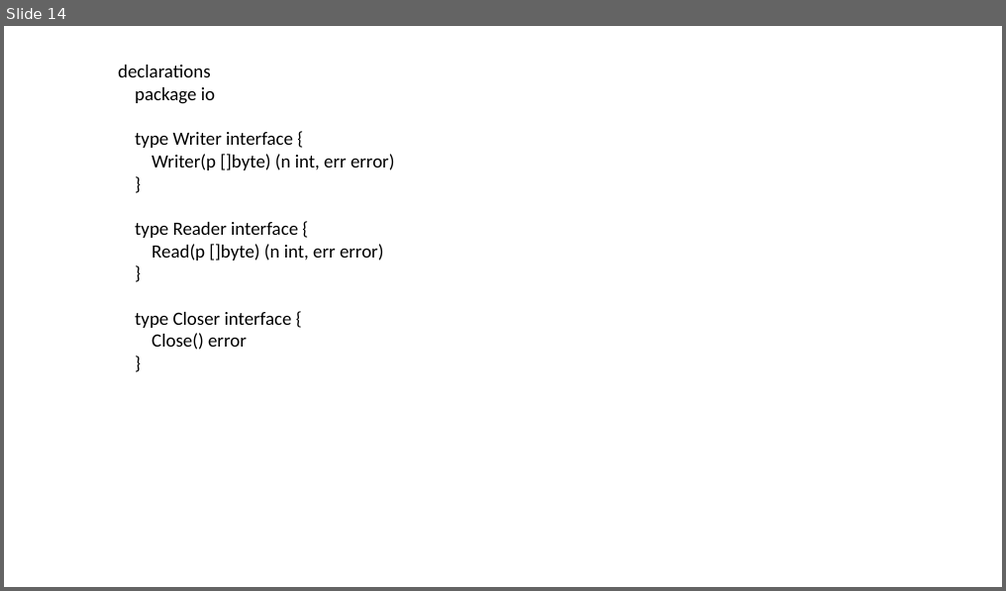
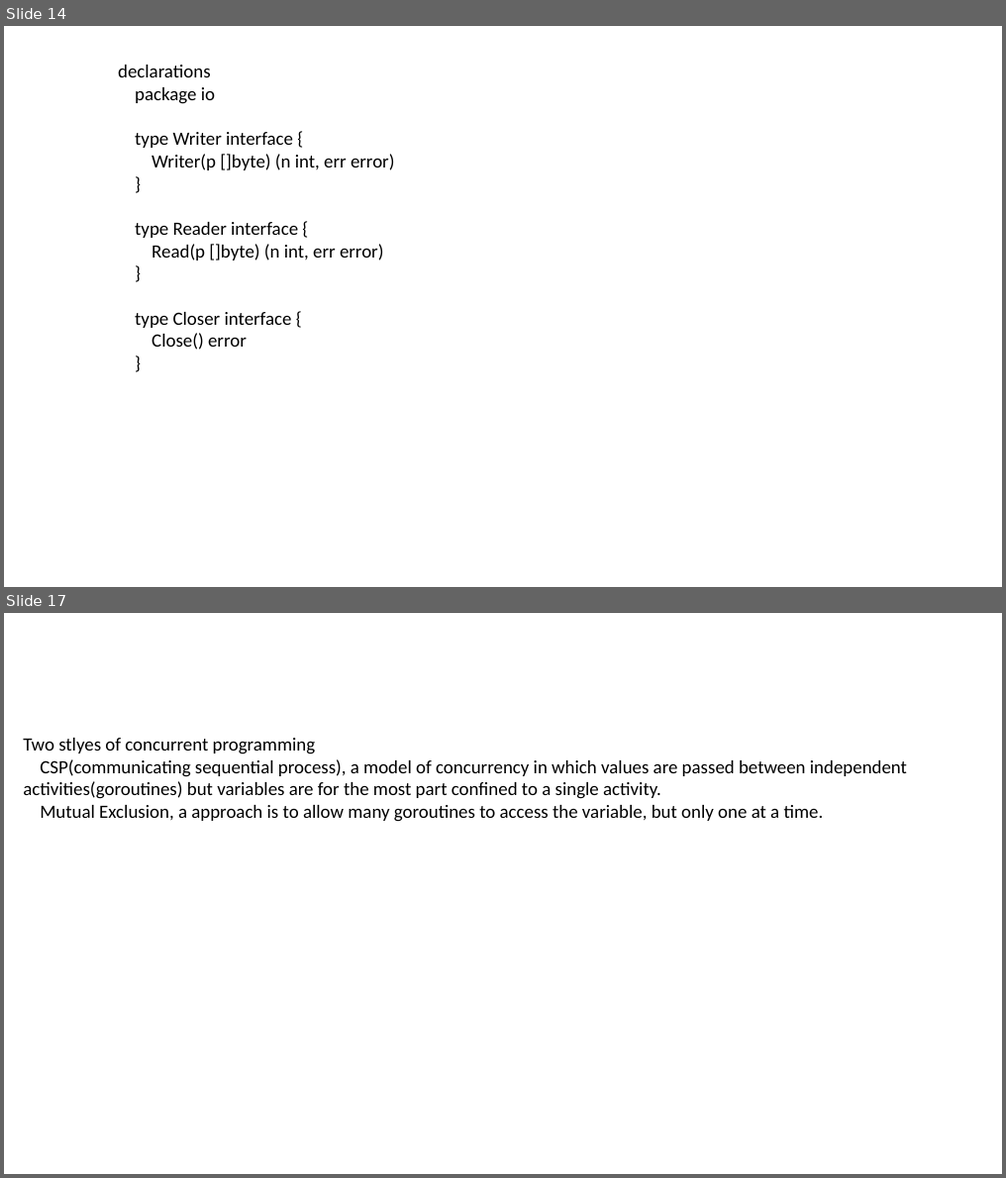
Before and after one commit to bowenchen6/golang-session, a slide deck: Go Language Sharing.pptx. Shown one above the other, each under a label of ours: slide 14 before the commit, slides 14 and 17 after it; the slides between them are not shown. The pictures are 1006x591 and 1006x1178 pixels, drawn with LibreOffice and Linux fonts; fonts in the diff are those of the drawing. Boxes give left, top, right and bottom in pixels: in the first picture for what was removed or moved away, otherwise in the second. Text is boxed around its words. In the diff, an @@ line names an element or a change of style, - is before the commit and + after.

```diff
--- a/Go Language Sharing.pptx
+++ b/Go Language Sharing.pptx
@@ slide 17 added at (x1=4, y1=613, x2=1002, y2=1174), background #FFFFFF @@
@@ text added at (x1=23, y1=738, x2=907, y2=822), 18 pt, text #000000 @@
+Two stlyes of concurrent programming
+CSP(communicating sequential process), a model of concurrency in which values are passed between independent activities(goroutines) but variables are for the most part confined to a single activity.
+Mutual Exclusion, a approach is to allow many goroutines to access the variable, but only one at a time.
```
Also in this commit, not shown: 7 other slides added, 1 slide removed.
